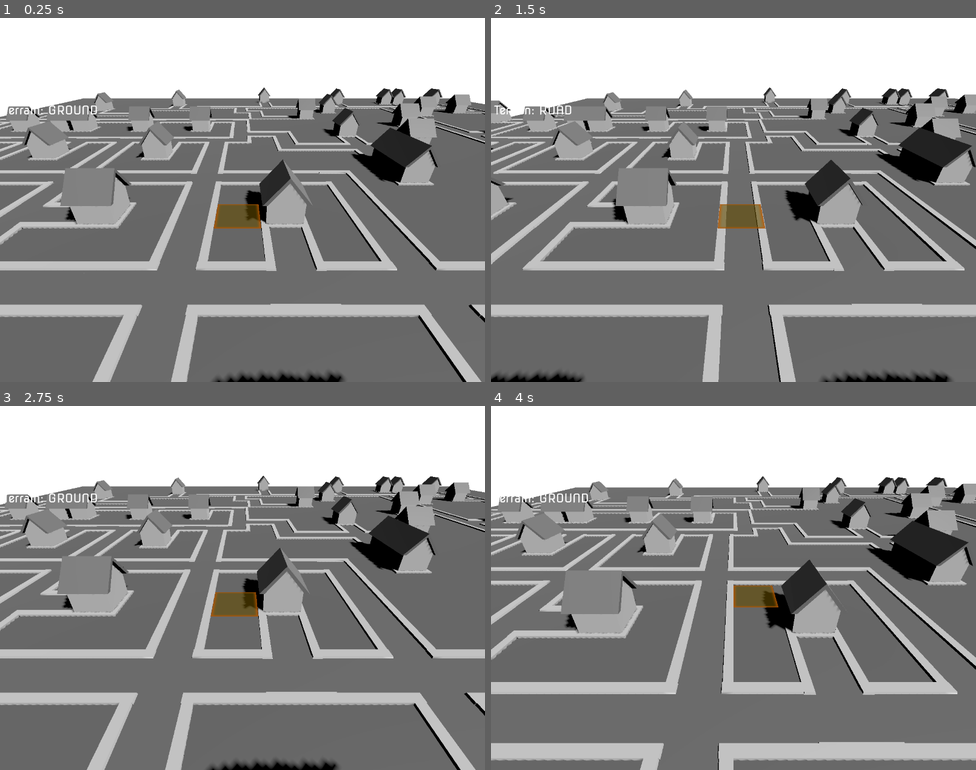
Above: before the commit, frames 1-4 (two rows, left to right).
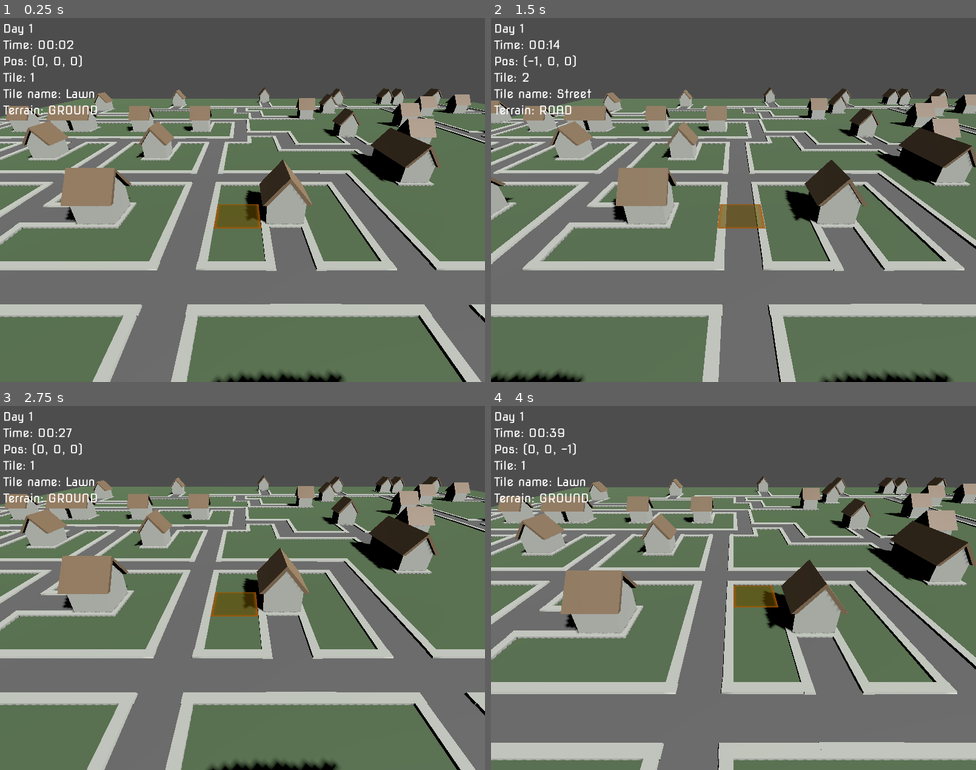
Above: after the commit, the same moments.

Repository: greenavalanche/gridmesh-test
Game: Godot game, scene res://scenes/root.tscn
The game is run twice, just before and just after one commit, with the same random seed, the same clock (stepped at 60 frames per second) and the same inputs.
Inputs (mouse positions are in pixels of both pictures, inside the frame that each line leads up to):
- Up to frame 1 (0.25 s): no input
- Up to frame 2 (1.5 s): tap Enter (tile_paint) at 0.5 s; move the mouse to (840, 181) at 0.52 s; tap Down (camera_down) at 0.6 s; tap Escape (camera_reset) at 1.25 s; move the mouse to (636, 218) at 1.27 s; tap Left (camera_left) at 1.35 s
- Up to frame 3 (2.75 s): tap Escape (camera_reset) at 2 s; move the mouse to (291, 507) at 2.02 s; tap Right (camera_right) at 2.1 s
- Up to frame 4 (4 s): tap Escape (camera_reset) at 2.75, 3.5 s; move the mouse to (709, 660) at 2.77 s; tap Middle mouse button (camera_toggle) at 2.85 s; move the mouse to (879, 642) at 3.52 s; tap Up (camera_up) at 3.6 s

The runs differ from the first frame. In frame 1, 26% of the frame differs, in the area x 0-100%, y 0-100%; in frame 2, 26%; in frame 3, 26%; in frame 4, 27%.

Commit message:
removing all the misleading crap :/

Diff:
--- a/scenes/game.tscn
+++ b/scenes/game.tscn
@@ -1,30 +1,16 @@
-[gd_scene load_steps=19 format=3 uid="uid://bwwpn3lxnp6yb"]
+[gd_scene load_steps=13 format=3 uid="uid://bwwpn3lxnp6yb"]
 
 [ext_resource type="Script" uid="uid://bq4gksq3ftoer" path="res://scripts/viewer.gd" id="1_lnu2h"]
 [ext_resource type="Script" uid="uid://ds2rh107vworh" path="res://scripts/game.gd" id="1_u5sy4"]
-[ext_resource type="Script" uid="uid://b6k5v1kpilugu" path="res://scripts/display_camera.gd" id="2_gee14"]
-[ext_resource type="Script" uid="uid://20sqr4rv1ivq" path="res://scripts/main_viewport.gd" id="2_u5sy4"]
 [ext_resource type="MeshLibrary" uid="uid://t6hthv6x6pfc" path="res://assets/library.tres" id="3_iywne"]
 [ext_resource type="Script" uid="uid://c81xybdskcbk" path="res://scripts/cursor.gd" id="3_p57ef"]
-[ext_resource type="Shader" uid="uid://08fp8m13ww0y" path="res://shaders/post_process_display.gdshader" id="3_vtaks"]
 [ext_resource type="Shader" uid="uid://bkursefjrnxxu" path="res://shaders/cursor.gdshader" id="4_lbhrr"]
 [ext_resource type="Script" uid="uid://ct53yaqlb2t0q" path="res://scripts/cursor_viewport.gd" id="4_p57ef"]
 [ext_resource type="Shader" uid="uid://cwf354mnds7kt" path="res://shaders/post_process.gdshader" id="6_vtaks"]
 [ext_resource type="Script" uid="uid://dlp1v8ffxm652" path="res://scripts/post_process.gd" id="7_kvpfn"]
 
-[sub_resource type="QuadMesh" id="QuadMesh_gee14"]
-size = Vector2(2, 2)
-
-[sub_resource type="ViewportTexture" id="ViewportTexture_kvpfn"]
-viewport_path = NodePath("WorldViewport")
-
-[sub_resource type="ShaderMaterial" id="ShaderMaterial_0tnpc"]
-resource_local_to_scene = true
-render_priority = 0
-shader = ExtResource("3_vtaks")
-shader_parameter/scene_texture = SubResource("ViewportTexture_kvpfn")
-
 [sub_resource type="QuadMesh" id="QuadMesh_0tnpc"]
+flip_faces = true
 size = Vector2(2, 2)
 
 [sub_resource type="ShaderMaterial" id="ShaderMaterial_vtaks"]
@@ -49,48 +35,29 @@
 [node name="Game" type="Node3D"]
 script = ExtResource("1_u5sy4")
 
-[node name="DisplayCamera" type="Camera3D" parent="."]
-cull_mask = 524288
-script = ExtResource("2_gee14")
-
-[node name="PostProcessDisplay" type="MeshInstance3D" parent="DisplayCamera"]
-transform = Transform3D(1, 0, 0, 0, 1, 0, 0, 0, 1, 0, 0, -0.1)
-layers = 524288
-mesh = SubResource("QuadMesh_gee14")
-surface_material_override/0 = SubResource("ShaderMaterial_0tnpc")
-
-[node name="WorldViewport" type="SubViewport" parent="."]
-transparent_bg = true
-handle_input_locally = false
-canvas_cull_mask = 4293918721
-render_target_clear_mode = 1
-render_target_update_mode = 4
-script = ExtResource("2_u5sy4")
-
-[node name="Viewer" type="RemoteTransform3D" parent="WorldViewport"]
+[node name="Viewer" type="RemoteTransform3D" parent="."]
 unique_name_in_owner = true
 transform = Transform3D(1, 0, 0, 0, 1, 0, 0, 0, 1, 0.605, 0, 0)
 remote_path = NodePath("WorldCamera")
 script = ExtResource("1_lnu2h")
 
-[node name="WorldCamera" type="Camera3D" parent="WorldViewport/Viewer"]
+[node name="WorldCamera" type="Camera3D" parent="Viewer"]
 transform = Transform3D(1, 0, 0, 0, 0.866025, 0.5, 0, -0.5, 0.866025, 0, 3, 5)
 cull_mask = 1
 current = true
 size = 5.0
 
-[node name="PostProcess" type="MeshInstance3D" parent="WorldViewport/Viewer/WorldCamera"]
-transform = Transform3D(1, 0, 0, 0, 1, 0, 0, 0, 1, 0, 0, -0.1)
+[node name="PostProcess" type="MeshInstance3D" parent="Viewer/WorldCamera"]
 mesh = SubResource("QuadMesh_0tnpc")
-skeleton = NodePath("../../..")
+skeleton = NodePath("")
 surface_material_override/0 = SubResource("ShaderMaterial_vtaks")
 script = ExtResource("7_kvpfn")
 
-[node name="DirectionalLight3D" type="DirectionalLight3D" parent="WorldViewport"]
+[node name="DirectionalLight3D" type="DirectionalLight3D" parent="."]
 transform = Transform3D(0.707107, -0.5, 0.5, 0, 0.707107, 0.707107, -0.707107, -0.5, 0.5, 0.605, 8, 0)
 shadow_enabled = true
 
-[node name="GridMap" type="GridMap" parent="WorldViewport"]
+[node name="GridMap" type="GridMap" parent="."]
 unique_name_in_owner = true
 mesh_library = ExtResource("3_iywne")
 cell_size = Vector3(1, 1, 1)
--- a/scenes/root.tscn
+++ b/scenes/root.tscn
@@ -72,6 +72,7 @@
 
 [node name="MapRect" type="TextureRect" parent="Stats"]
 visible = false
+modulate = Color(1, 1, 1, 0.305882)
 anchors_preset = 1
 anchor_left = 1.0
 anchor_right = 1.0
--- a/scripts/post_process.gd
+++ b/scripts/post_process.gd
@@ -1,7 +1,7 @@
 extends MeshInstance3D
 
 @onready var grid_map: GridMap = %GridMap
-@onready var game: Game = $"../../../.."
+@onready var game: Game = $"../../.."
 
 var effect_texture: ImageTexture
 
@@ -39,8 +39,10 @@
 	game.maptexture = ImageTexture.create_from_image(image)
 
 func get_grayscale_intensity_for_tile(tile_pos: Vector3i) -> float:
-	var tile_id = grid_map.get_cell_item(tile_pos)
+	return float(tile_pos.x*tile_pos.x + tile_pos.z*tile_pos.z) / 30.0;
 
-	match tile_id:
-		0: return 0.0  # No grayscale (Normal tile)
-		_: return 1.0
+	#var tile_id = grid_map.get_cell_item(tile_pos)
+	#
+	#match tile_id:
+		#1: return 0.0  # No grayscale (Normal tile)
+		#_: return 1.0
--- a/shaders/post_process.gdshader
+++ b/shaders/post_process.gdshader
@@ -11,6 +11,9 @@
 uniform vec3 FOG_COLOR: source_color = vec3(0.2);
 const vec3 GRAYSCALE_WEIGHTS = vec3(0.299, 0.587, 0.114);
 
+void vertex () {
+	POSITION = vec4(VERTEX.xy, 1.0, 1.0);
+}
 
 void fragment() {
 	float clip_depth = texture(depth_texture, SCREEN_UV).r;
--- a/shaders/post_process_display.gdshader
+++ /dev/null
@@ -1,9 +0,0 @@
-shader_type spatial;
-render_mode unshaded, depth_prepass_alpha;
-
-uniform sampler2D scene_texture : source_color, filter_linear_mipmap;
-uniform sampler2D depth_texture : hint_depth_texture;
-
-void fragment() {
-	ALBEDO = texture(scene_texture, SCREEN_UV).rgb;
-}
Not shown, removed: shaders/post_process_display.gdshader.uid
